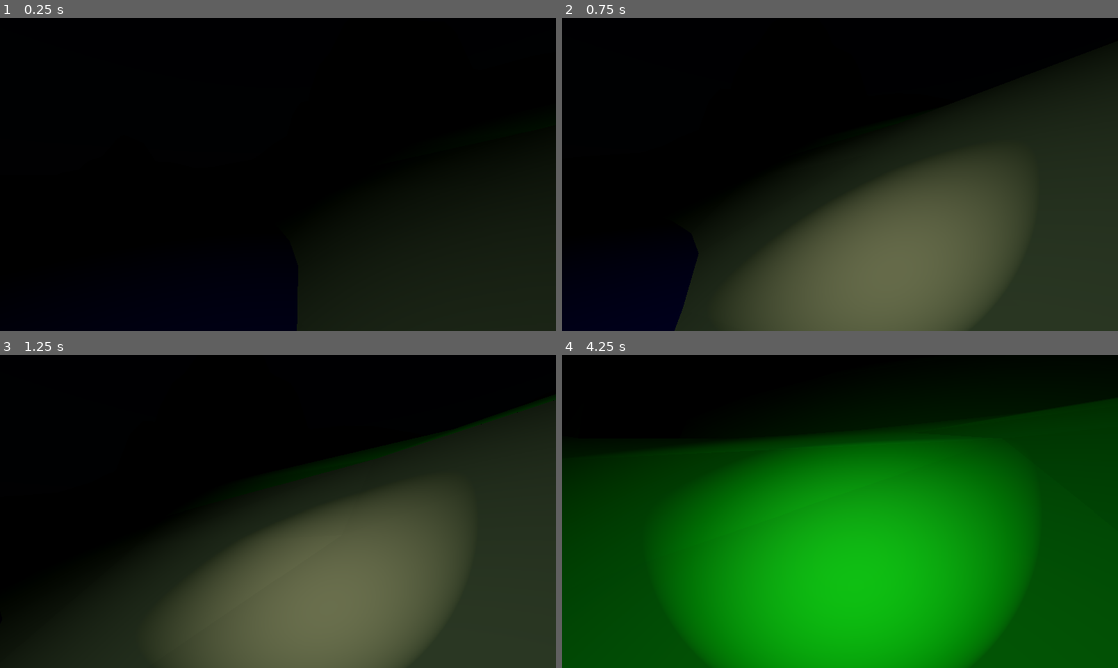
Above: before the commit, frames 1-4 (two rows, left to right).
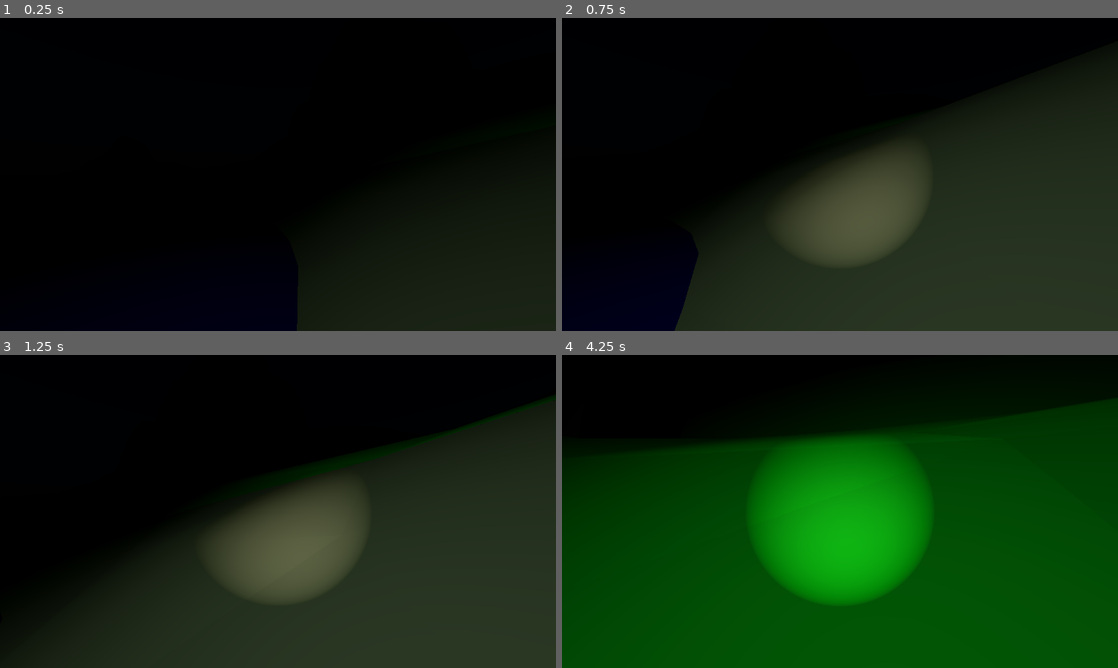
Above: after the commit, the same moments.

Repository: comma-elsewhere/bottled-up
Game: Godot game, scene res://scenes/levels/main.tscn
Two runs of this game, one before a commit and one after it. Both use one fixed random seed, a clock stepped at 60 frames per second and the inputs below. A sky picture missing from this copy of the repository is replaced by a grey-blue gradient.
Inputs (mouse positions are in pixels of both pictures, inside the frame that each line leads up to):
- Up to frame 1 (0.25 s): no input
- Up to frame 2 (0.75 s): move the mouse to (867, 174) at 0.52 s; hold W (forward) from 0.53 s (still down); hold Shift (sprint) from 0.53 s (still down)
- Up to frame 3 (1.25 s): keep holding W (forward); keep holding Shift (sprint); tap Space (jump) at 0.77 s
- Up to frame 4 (4.25 s): keep holding W (forward); move the mouse to (812, 511) at 1.27 s; release Shift (sprint) at 1.28 s; tap Shift (sprint) at 1.35, 2.85 s; tap Space (jump) at 1.52, 3.02, 3.77 s; move the mouse to (851, 505) at 2.02 s; hold Shift (sprint) 2.03-2.78 s; move the mouse to (834, 517) at 2.77 s; move the mouse to (878, 514) at 3.52 s; hold Shift (sprint) from 3.53 s (still down)

Frame 1 is identical in both runs. In frame 2, 17% of the frame differs, in the area x 33-82%, y 44-100%; in frame 3, 18%; in frame 4, 29%, in the area x 19-84%, y 27-100%.

Commit message:
added some sounds
waves, wind, footsteps

Diff:
--- a/scenes/levels/main.tscn
+++ b/scenes/levels/main.tscn
@@ -1,8 +1,10 @@
-[gd_scene load_steps=9 format=3 uid="uid://burhuv7o64fhi"]
+[gd_scene load_steps=11 format=3 uid="uid://burhuv7o64fhi"]
 
 [ext_resource type="Texture2D" uid="uid://duu6lc6peb0b" path="res://assets/misc/environ_sky.exr" id="1_2vj2h"]
 [ext_resource type="PackedScene" uid="uid://degfds0rnudwf" path="res://assets/models/island.glb" id="2_y0acb"]
 [ext_resource type="PackedScene" uid="uid://bp75xksj0l5to" path="res://scenes/player/player.tscn" id="3_j4d2a"]
+[ext_resource type="AudioStream" uid="uid://c7oe5xk0hjgdk" path="res://assets/sounds/Windy trees.mp3" id="4_u81e1"]
+[ext_resource type="AudioStream" uid="uid://b56rq50nl1k0k" path="res://assets/sounds/Beach waves.mp3" id="5_b6bv0"]
 
 [sub_resource type="PanoramaSkyMaterial" id="PanoramaSkyMaterial_y0acb"]
 panorama = ExtResource("1_2vj2h")
@@ -67,4 +69,19 @@
 [node name="Player" parent="." instance=ExtResource("3_j4d2a")]
 transform = Transform3D(1, 0, 0, 0, 1, 0, 0, 0, 1, -18.085611, 15.262686, -5.399829)
 
+[node name="Audio" type="Node" parent="."]
+
+[node name="Wind" type="AudioStreamPlayer" parent="Audio"]
+stream = ExtResource("4_u81e1")
+volume_db = 10.0
+pitch_scale = 0.75
+autoplay = true
+parameters/looping = true
+
+[node name="Waves" type="AudioStreamPlayer" parent="Audio"]
+stream = ExtResource("5_b6bv0")
+volume_db = -2.0
+autoplay = true
+parameters/looping = true
+
 [editable path="island"]
--- a/scenes/player/player.tscn
+++ b/scenes/player/player.tscn
@@ -1,6 +1,10 @@
-[gd_scene load_steps=4 format=3 uid="uid://bp75xksj0l5to"]
+[gd_scene load_steps=8 format=3 uid="uid://bp75xksj0l5to"]
 
 [ext_resource type="Script" uid="uid://dsucwpdgcyu5l" path="res://scripts/player.gd" id="1_8afob"]
+[ext_resource type="AudioStream" uid="uid://doyef42l717cp" path="res://assets/sounds/Sand step 1.mp3" id="2_p47bc"]
+[ext_resource type="AudioStream" uid="uid://k4gfgkjcwrx7" path="res://assets/sounds/Sand step 2.mp3" id="3_75vfm"]
+[ext_resource type="AudioStream" uid="uid://cqbmrffn8h7sj" path="res://assets/sounds/Sand step 3.mp3" id="4_0owmy"]
+[ext_resource type="AudioStream" uid="uid://d31ootg12xbd6" path="res://assets/sounds/Sand step 4.mp3" id="5_qek5x"]
 
 [sub_resource type="CapsuleMesh" id="CapsuleMesh_2vj2h"]
 
@@ -25,5 +29,29 @@
 
 [node name="Camera3D" type="Camera3D" parent="Head"]
 
-[node name="SpotLight3D" type="SpotLight3D" parent="Head/Camera3D"]
+[node name="Flashlight" type="SpotLight3D" parent="Head/Camera3D"]
+distance_fade_enabled = true
+distance_fade_begin = 9.0
+spot_range = 10.0
 spot_attenuation = 0.2
+spot_angle = 25.0
+
+[node name="Feet" type="Node3D" parent="."]
+
+[node name="Footsteps1" type="AudioStreamPlayer3D" parent="Feet"]
+stream = ExtResource("2_p47bc")
+
+[node name="Footsteps2" type="AudioStreamPlayer3D" parent="Feet"]
+stream = ExtResource("3_75vfm")
+
+[node name="Footsteps3" type="AudioStreamPlayer3D" parent="Feet"]
+stream = ExtResource("4_0owmy")
+
+[node name="Footsteps4" type="AudioStreamPlayer3D" parent="Feet"]
+stream = ExtResource("5_qek5x")
+
+[node name="Timer" type="Timer" parent="Feet"]
+process_callback = 0
+autostart = true
+
+[connection signal="timeout" from="Feet/Timer" to="." method="_on_timer_timeout"]
--- /dev/null
+++ b/scripts/global/global_signals.gd
@@ -0,0 +1 @@
+extends Node
--- a/scripts/global/global_var.gd
+++ b/scripts/global/global_var.gd
@@ -1,3 +1,4 @@
 extends Node
 
 var sensitivity: float = 0.01
+var headbob: bool = true
--- a/scripts/player.gd
+++ b/scripts/player.gd
@@ -2,18 +2,26 @@
 
 @onready var head: Node3D = $Head
 @onready var camera: Camera3D = $Head/Camera3D
+@onready var footsteps_1: AudioStreamPlayer3D = $Feet/Footsteps1
+@onready var footsteps_2: AudioStreamPlayer3D = $Feet/Footsteps2
+@onready var footsteps_3: AudioStreamPlayer3D = $Feet/Footsteps3
+@onready var footsteps_4: AudioStreamPlayer3D = $Feet/Footsteps4
+@onready var feet_timer: Timer = $Feet/Timer
+
+
+#audio variables
+@onready var footsteps: Array = [footsteps_1, footsteps_2, footsteps_3, footsteps_4]
+var is_moving: bool = false
 
 #movement variables
 const WALK: float = 6.0
 const SPRINT: float = 8.5
 const JUMP_VELOCITY: float = 4.5
-
 var speed: float
 
 #head bob variables
 const BOB_FREQ: float = 1.8
 const BOB_AMP: float = 0.08
-
 var t_bob: float = 0.0
 
 #Capture mouse
@@ -39,7 +47,9 @@
 	#Handle speed.
 	if Input.is_action_pressed("sprint"):
 		speed = SPRINT
+		feet_timer.wait_time = 0.6
 	else:
+		feet_timer.wait_time = 0.85
 		speed = WALK
 
 	# Get the input direction and handle the movement/deceleration.
@@ -49,16 +59,20 @@
 		if direction:
 			velocity.x = direction.x * speed
 			velocity.z = direction.z * speed
+			is_moving = true
 		else:
 			velocity.x = lerp(velocity.x, direction.x * speed, delta * 8.0)
 			velocity.z = lerp(velocity.z, direction.z * speed, delta * 8.0)
+			is_moving = false
 	else:
 		velocity.x = lerp(velocity.x, direction.x * speed, delta * 3.0)
 		velocity.z = lerp(velocity.z, direction.z * speed, delta * 3.0)
+		is_moving = true
 
 	#Head bob
-	t_bob += delta * velocity.length() * float(is_on_floor())
-	camera.transform.origin = headbob(t_bob)
+	if GVar.headbob:
+		t_bob += delta * velocity.length() * float(is_on_floor())
+		camera.transform.origin = headbob(t_bob)
 
 	move_and_slide()
 
@@ -67,3 +81,8 @@
 	pos.y = sin(time * BOB_FREQ) * BOB_AMP
 	pos.x = cos(time * BOB_FREQ / 2) * BOB_AMP
 	return pos
+
+func _on_timer_timeout() -> void:
+	if is_moving and is_on_floor():
+		var current_step = footsteps.pick_random()
+		current_step.play()
Not shown, added: assets/sounds/Beach waves.mp3.import
Not shown, added: assets/sounds/Bottle clink 1.mp3.import
Not shown, added: assets/sounds/Bottle clink 2.mp3.import
Not shown, added: assets/sounds/Flashlight click.mp3.import
Not shown, added: assets/sounds/Paper unrolled.mp3.import
Not shown, added: assets/sounds/Sand step 1.mp3.import
Not shown, added: assets/sounds/Sand step 2.mp3.import
Not shown, added: assets/sounds/Sand step 3.mp3.import
Not shown, added: assets/sounds/Sand step 4.mp3.import
Not shown, added: assets/sounds/Windy trees.mp3.import
Not shown, added: scripts/global/global_signals.gd.uid
Not shown, added: assets/sounds/Beach waves.mp3
(and 17 more such lines)
